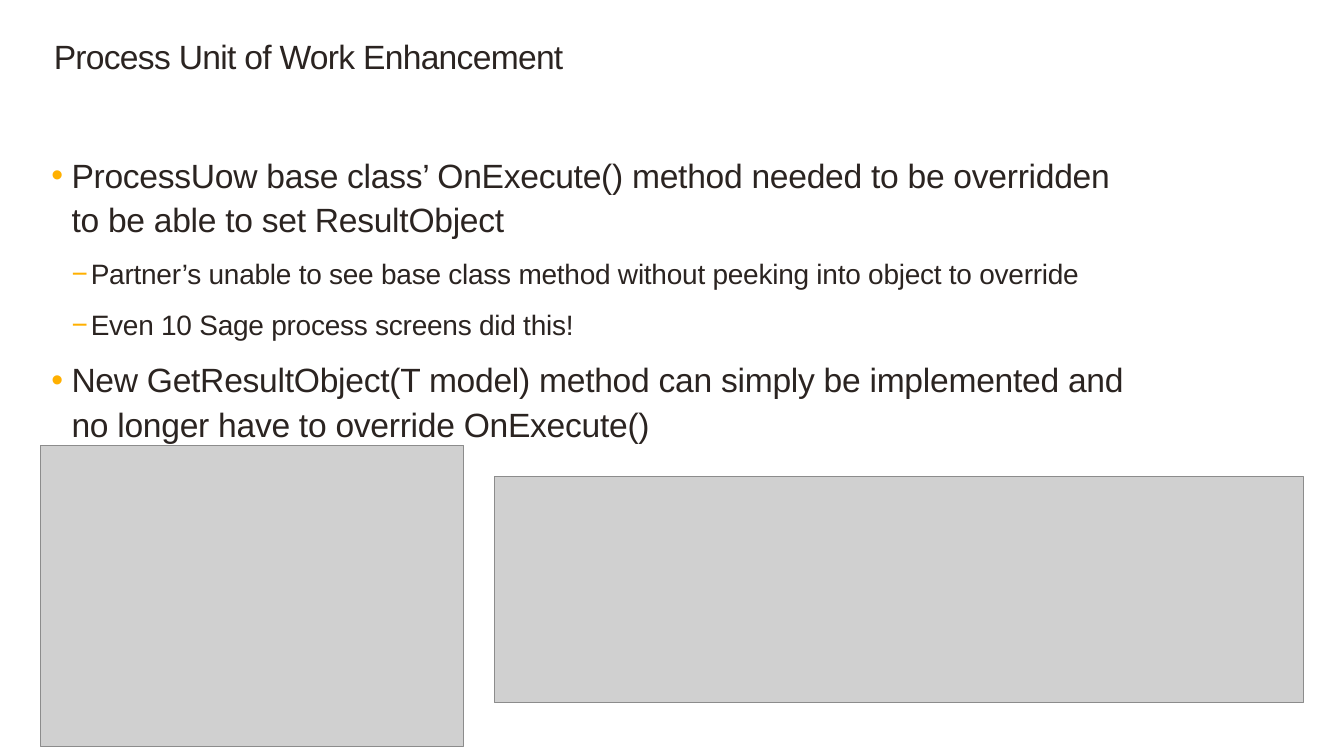
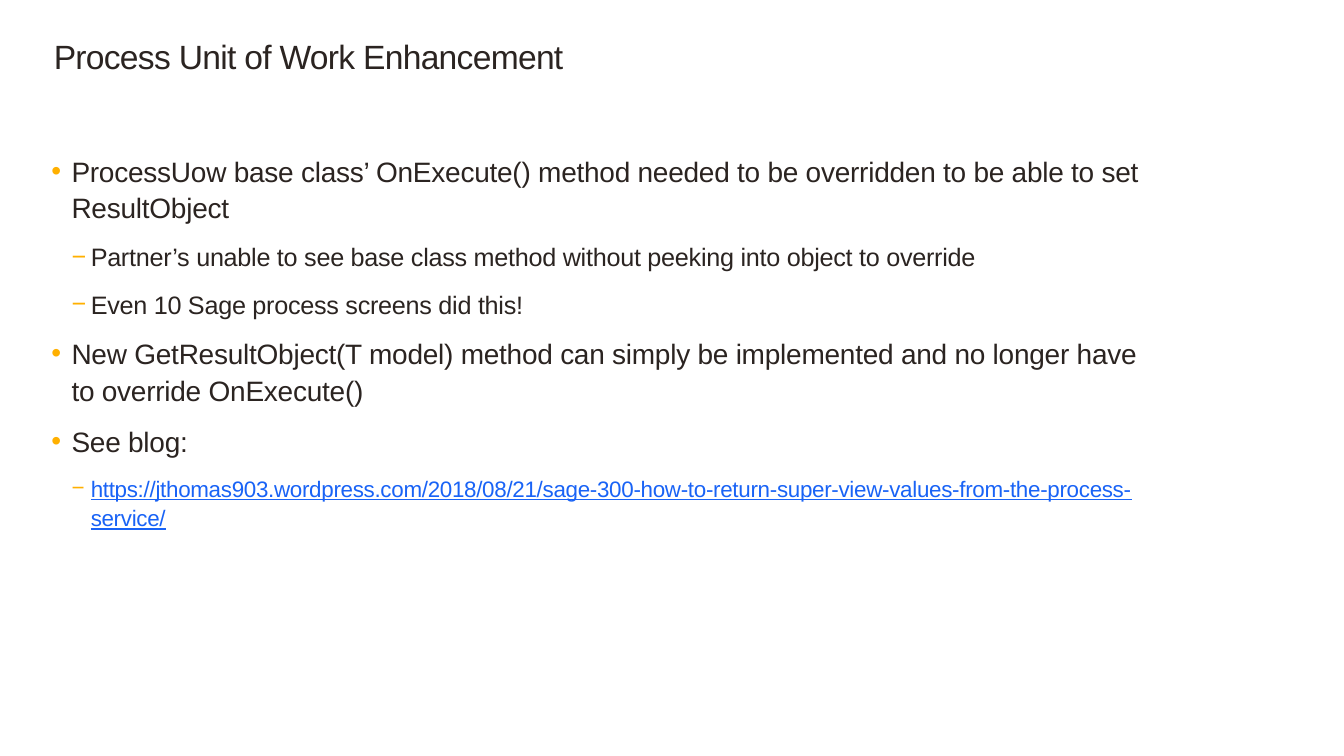
Before and after one commit to SageNADev/Sage300-SDK, a slide deck: slide 14 of docs/presentations/Sage300SDK_2019WebSDKOverview.pptx (slide 13 before the commit). Drawn at 1344x756 pixels with LibreOffice and Linux fonts; fonts in the diff are those of the drawing; grey boxes stand for pictures; background and template pictures are left out. Boxes give left, top, right and bottom in pixels: in the first picture for what was removed or moved away, otherwise in the second. Text is boxed around its words. In the diff, an @@ line names an element or a change of style, - is before the commit and + after.

```diff
--- a/docs/presentations/Sage300SDK_2019WebSDKOverview.pptx
+++ b/docs/presentations/Sage300SDK_2019WebSDKOverview.pptx
@@ text at box(72, 161, 1139, 406): size 24 to 20 pt in "ProcessUow base class’ OnExecute() method needed to ...", "New GetResultObject(T model) method can simply be ..."; size 20 to 18 pt in "Partner’s unable to see base class method ...", "Even 10 Sage process screens did this!" @@
@@ picture removed at box(40, 446, 464, 747) @@
@@ text at box(72, 431, 1131, 530): paragraphs added @@
+  • See blog:
+    − https://jthomas903.wordpress.com/2018/08/21/sage-300-how-to-return-super-view-values-from-the-process-service/
@@ picture removed at box(495, 477, 1305, 703) @@
```
Also in this commit, not shown: 6 other slides changed, 1 slide added, 4 other files.
